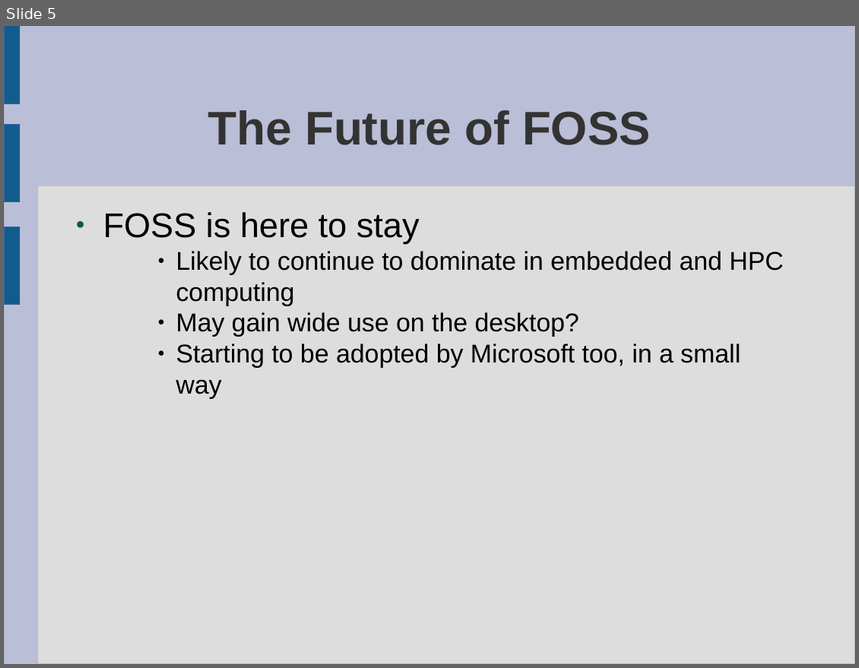
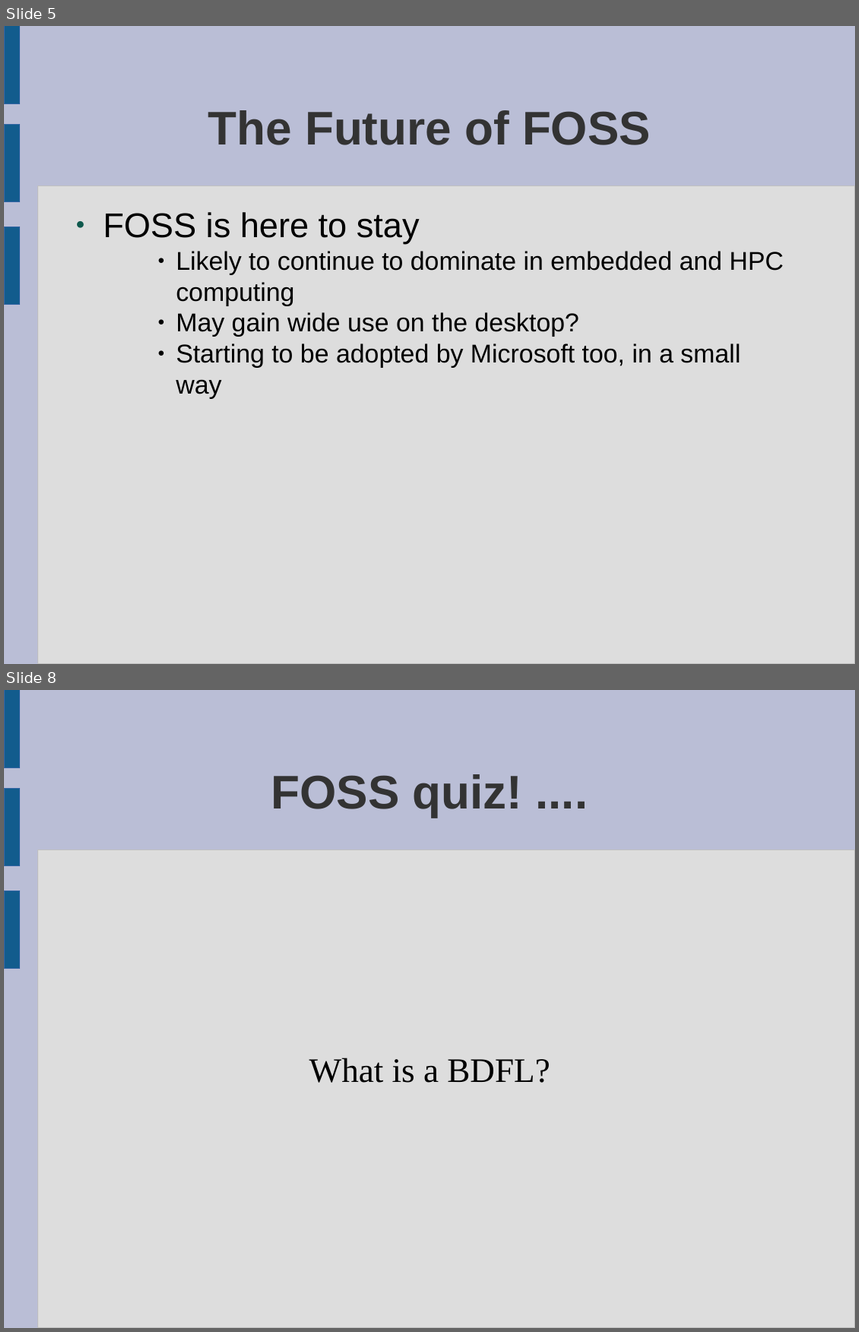
Before and after one commit to laurencesmart/comp8440, a slide deck: lectures/release_early.odp. Shown one above the other, each under a label of ours: slide 5 before the commit, slides 5 and 8 after it; the slides between them are not shown. The pictures are 859x668 and 859x1332 pixels, drawn with LibreOffice and Linux fonts; fonts in the diff are those of the drawing. Boxes give left, top, right and bottom in pixels: in the first picture for what was removed or moved away, otherwise in the second. Text is boxed around its words. In the diff, an @@ line names an element or a change of style, - is before the commit and + after.

Commit message:
added quiz to the last lecture

```diff
--- a/lectures/release_early.odp
+++ b/lectures/release_early.odp
@@ slide 8 added at [4,690,855,1328], background #BABED6; not listed: 4 template elements that a slide beside it also shows @@
@@ title added at [272,774,523,818], 44 pt, text #333333, bold @@
+FOSS quiz! ....
@@ subtitle added at [310,1058,550,1083], 32 pt, text #000000 @@
+What is a BDFL?
```
Also in this commit, not shown: 15 other slides added.
